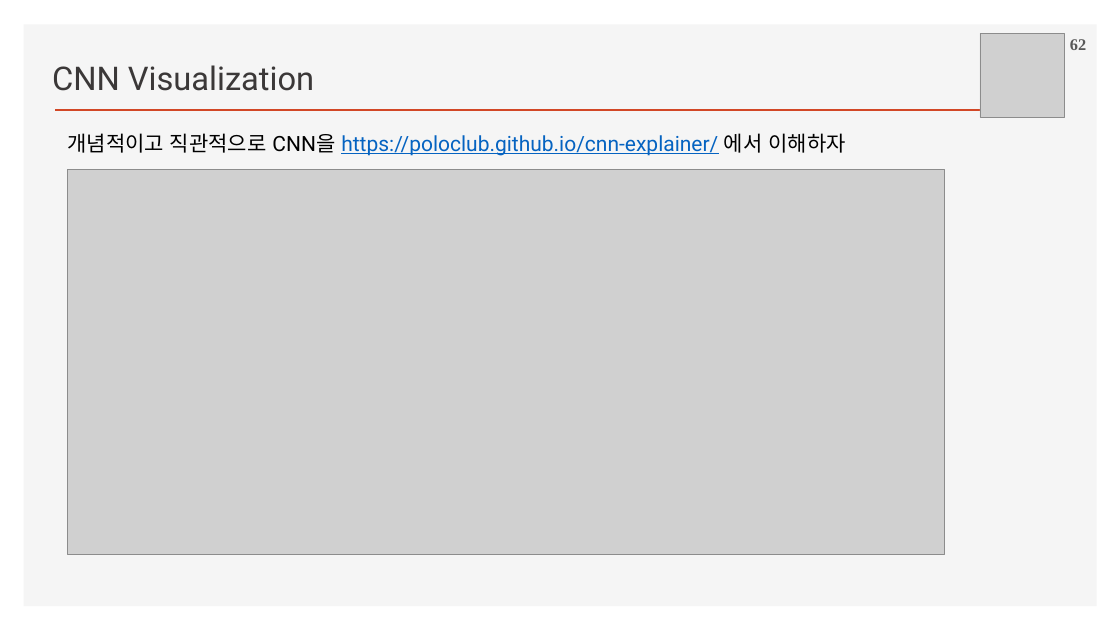
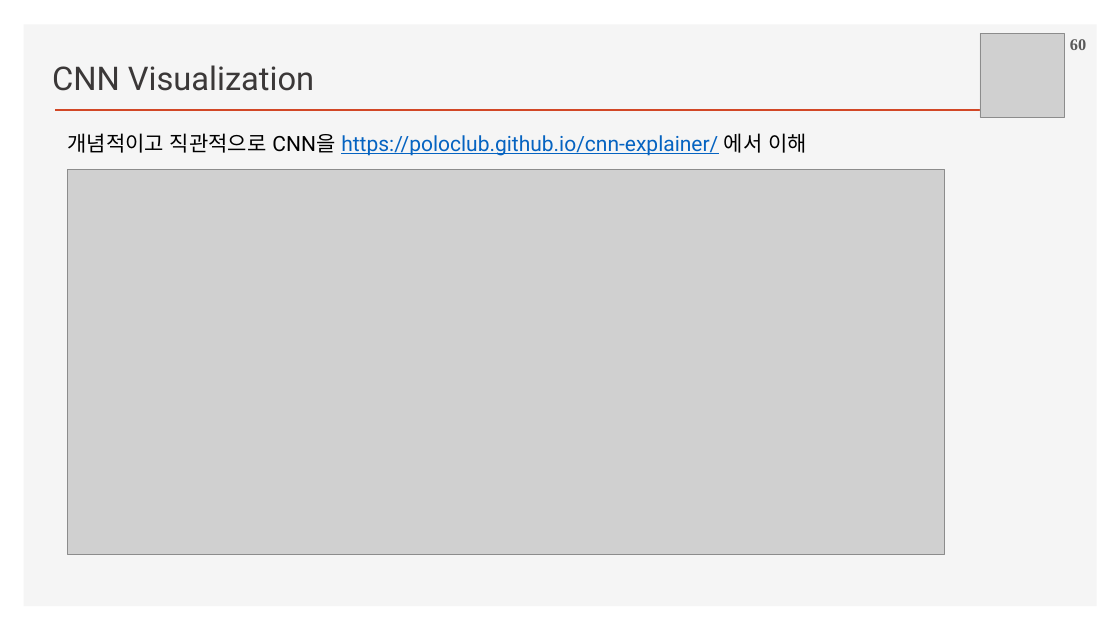
Before and after one commit to ancestor9/2026_Fall_Deep-Learning-with-Python, a slide deck: slide 60 of Chapter 08 Image Classification.pptx (slide 62 before the commit). Drawn at 1120x630 pixels with LibreOffice and Linux fonts; fonts in the diff are those of the drawing; grey boxes stand for pictures; background and template pictures are left out. Boxes give left, top, right and bottom in pixels: in the first picture for what was removed or moved away, otherwise in the second. Text is boxed around its words. In the diff, an @@ line names an element or a change of style, - is before the commit and + after.

```diff
--- a/Chapter 08 Image Classification.pptx
+++ b/Chapter 08 Image Classification.pptx
@@ page number at box(1070, 39, 1086, 50): text changed @@
-62
+60
@@ text at box(67, 133, 807, 156): text changed @@
-개념적이고 직관적으로 CNN을 https://poloclub.github.io/cnn-explainer/ 에서 이해하자
+개념적이고 직관적으로 CNN을 https://poloclub.github.io/cnn-explainer/ 에서 이해
```
Also in this commit, not shown: 5 other slides changed, 1 slide added, 6 slides removed.
